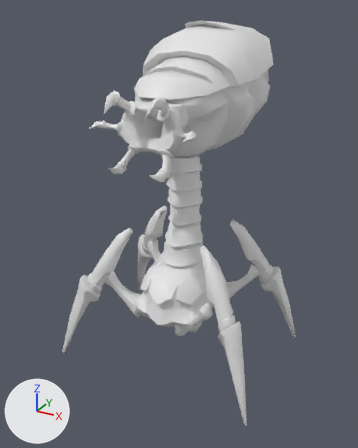
A saved change to the FBX model Assets/Models/Enemies/vihu2.fbx.
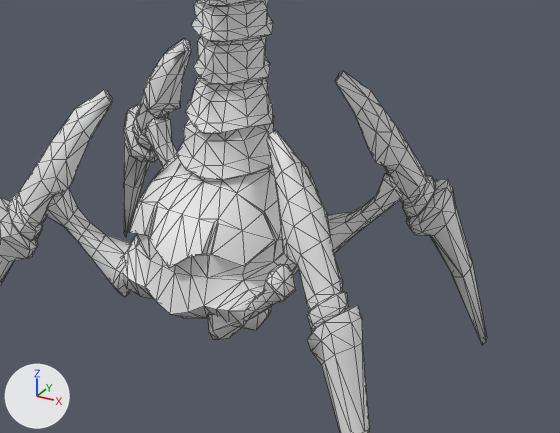
Old and new are each drawn whole from a 50 mm lens placed at (3.32, -6.16, 5.38), pointed at (-0.11, 0.08, 2.26) and again close up on the part from 23% to 91% of the width and 42% to 84% of the height. The axes (+X, +Y, +Z) are drawn at lower left. The lights are the same throughout. The close-ups show mesh edges as thin lines. Where no turn or scale is listed for an object, it has been applied to the vertices. Vertices at the same position are counted once.

The first close-up shows 'Cube', 'arm1_L', 'arm2_L', 'arm3_R', 'arm4_R', 'leg1_L', 'leg1_R', 'leg2_L', 'leg2_R'.
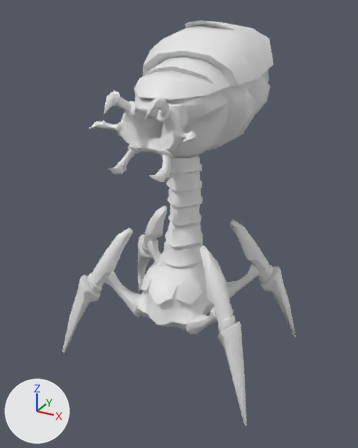
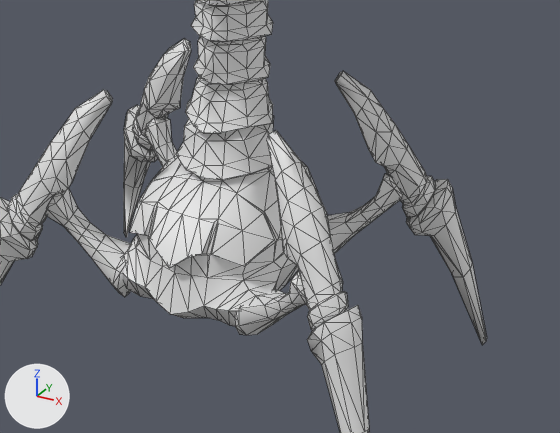
Where the newer file only moved an object's origin or applied its transform, the numbers keep the older frame.

Boxes [x1, y1, x2, y2] around the edits, measured in the close-ups (560 x 433 px):
'arm1_L', reshaped
    before: [208, 264, 296, 339]
    after: [235, 271, 307, 335]

Patch to the scene script:
```diff
--- a/Assets/Models/Enemies/vihu2.fbx.py
+++ b/Assets/Models/Enemies/vihu2.fbx.py
@@ me_cube_015 @@
 me_cube_015.from_pydata(...)  # 136 vertices, 268 faces; spans x -0.7..0.38, y -0.19..0.5, z -1.54..0.78
 # used by ob_leg2_r; location = (-0.961, 0.662, 1.545)
+# me_cube_015 part 1: its shading normals changed
@@ me_cube_006 @@
 me_cube_006.from_pydata(...)  # 60 vertices, 116 faces; spans x 0.0..0.624, y -0.274..0.141, z -0.136..0.644
 # used by ob_arm1_l; location = (0.184, -0.443, 0.777)
+# me_cube_006 part 2: the whole mesh is multiplied about its middle by the matrix ((0.988, 0.15, 0.034), (-0.15, 0.989, 0.0), (-0.034, -0.005, 0.999)), then moved by (0.234, -0.065, 0.12)
@@ me_cube_013 @@
 me_cube_013.from_pydata(...)  # 136 vertices, 268 faces; spans x -0.38..0.7, y -0.19..0.5, z -1.54..0.78
 # used by ob_leg2_l; location = (0.942, 0.662, 1.545)
+# me_cube_013 part 3: its shading normals changed
```
